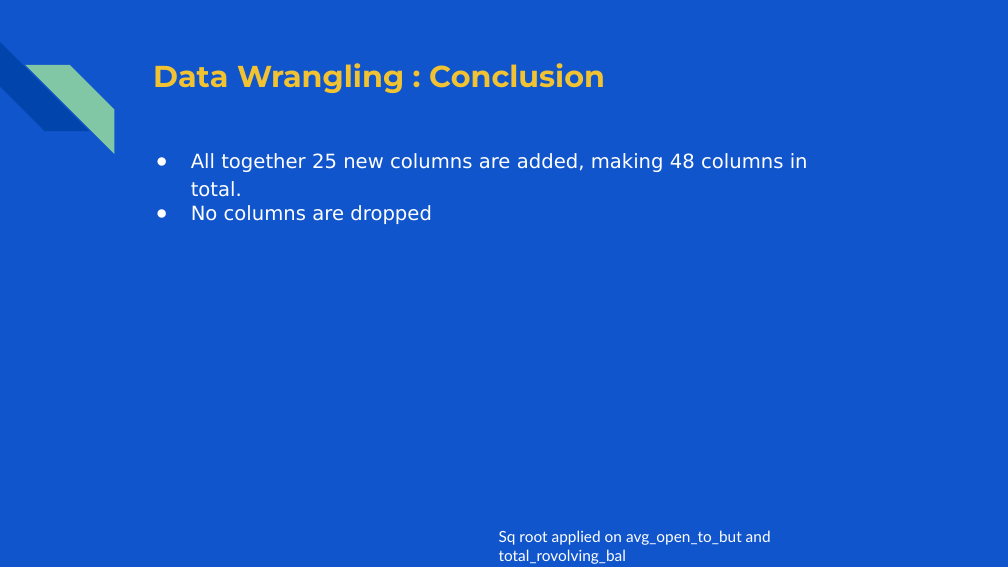
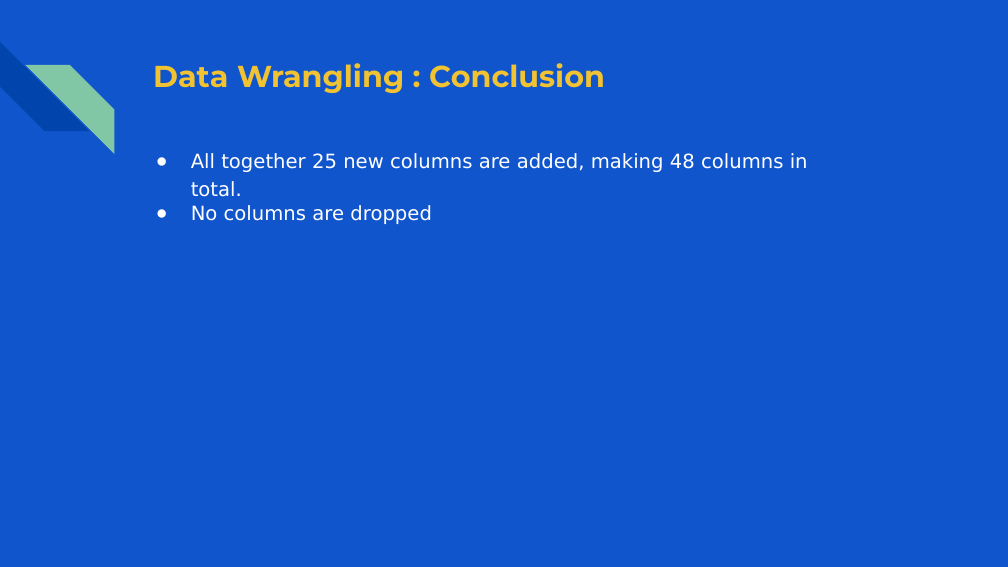
Before and after one commit to shaisid01/Data-Science, a slide deck: slide 11 of CapstoneProjects/Capstone 2/Docs/Customer Attrition Prediction on Credit Card data.pptx (slide 16 before the commit). Drawn at 1008x567 pixels with LibreOffice and Linux fonts; fonts in the diff are those of the drawing. Boxes give left, top, right and bottom in pixels: in the first picture for what was removed or moved away, otherwise in the second. Text is boxed around its words. In the diff, an @@ line names an element or a change of style, - is before the commit and + after.

```diff
--- a/CapstoneProjects/Capstone 2/Docs/Customer Attrition Prediction on Credit Card data.pptx
+++ b/CapstoneProjects/Capstone 2/Docs/Customer Attrition Prediction on Credit Card data.pptx
@@ text removed at [499, 530, 771, 564] @@
-Sq root applied on avg_open_to_but and total_rovolving_bal
```
Also in this commit, not shown: 5 other slides changed, 7 slides removed, 1 other file.
